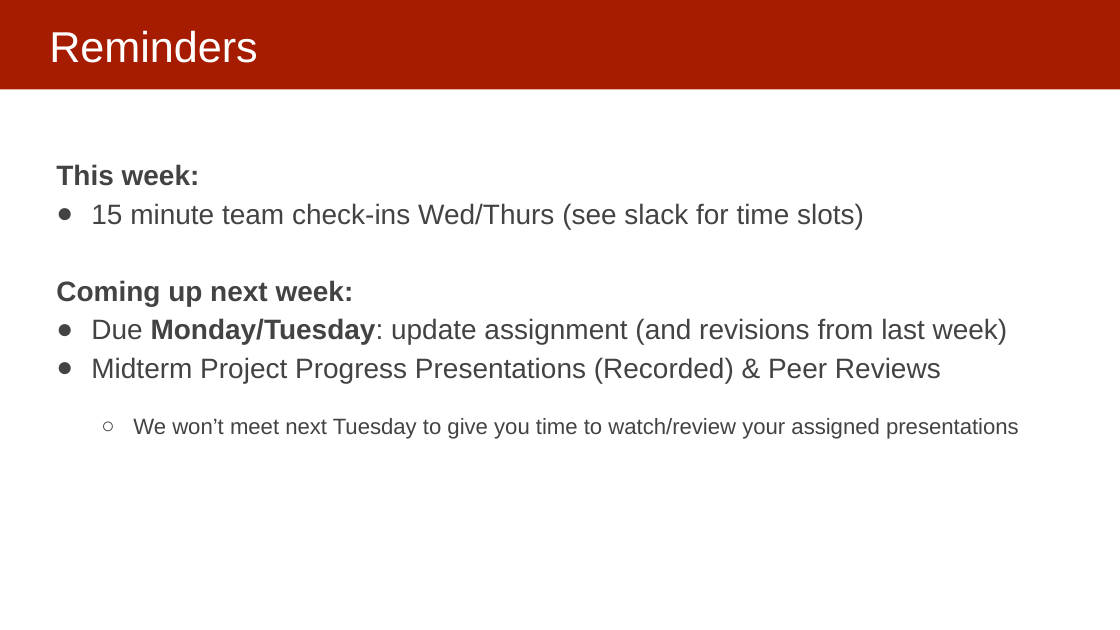
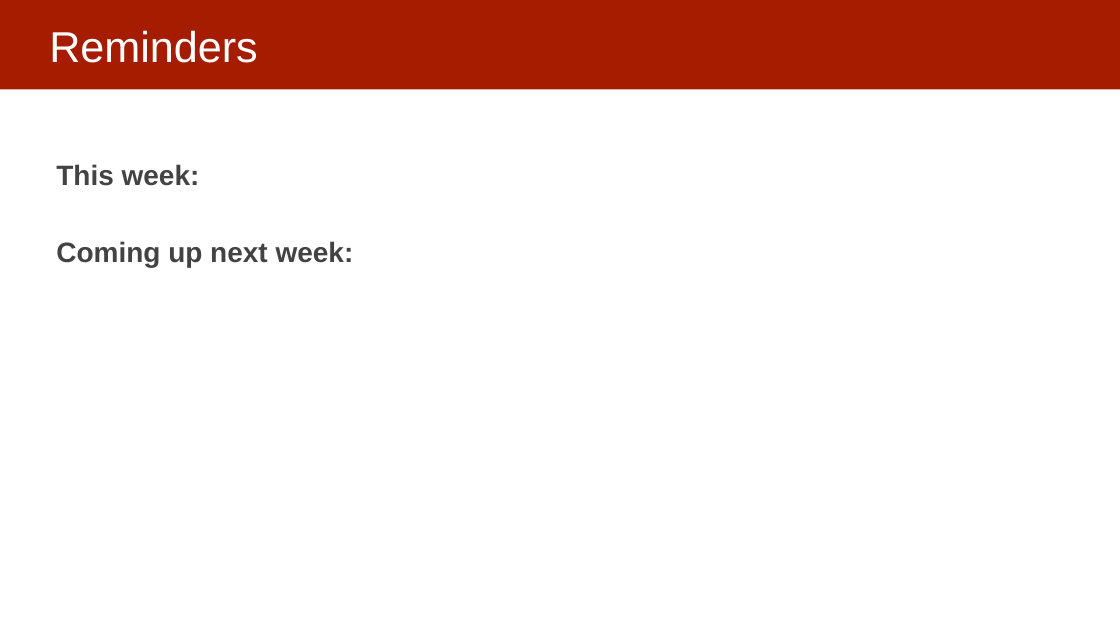
Before and after one commit to dssg/mlforpublicpolicylab, a slide deck: slide 2 of 08 - ML Modeling in Practice/Model Selection and Recap.pptx (slide 3 before the commit). Drawn at 1120x630 pixels with LibreOffice and Linux fonts; fonts in the diff are those of the drawing. Boxes give left, top, right and bottom in pixels: in the first picture for what was removed or moved away, otherwise in the second. Text is boxed around its words. In the diff, an @@ line names an element or a change of style, - is before the commit and + after.

```diff
--- a/08 - ML Modeling in Practice/Model Selection and Recap.pptx
+++ b/08 - ML Modeling in Practice/Model Selection and Recap.pptx
@@ text at <box>91,203,864,229</box>: paragraph removed @@
-● 15 minute team check-ins Wed/Thurs (see slack for time slots)
@@ text at <box>91,318,1019,439</box>: paragraphs removed @@
-● Due Monday/Tuesday: update assignment (and revisions from last week)
-● Midterm Project Progress Presentations (Recorded) & Peer Reviews
-  ○ We won’t meet next Tuesday to give you time to watch/review your assigned presentations
```
Also in this commit, not shown: 1 slide removed, 1 other file.
